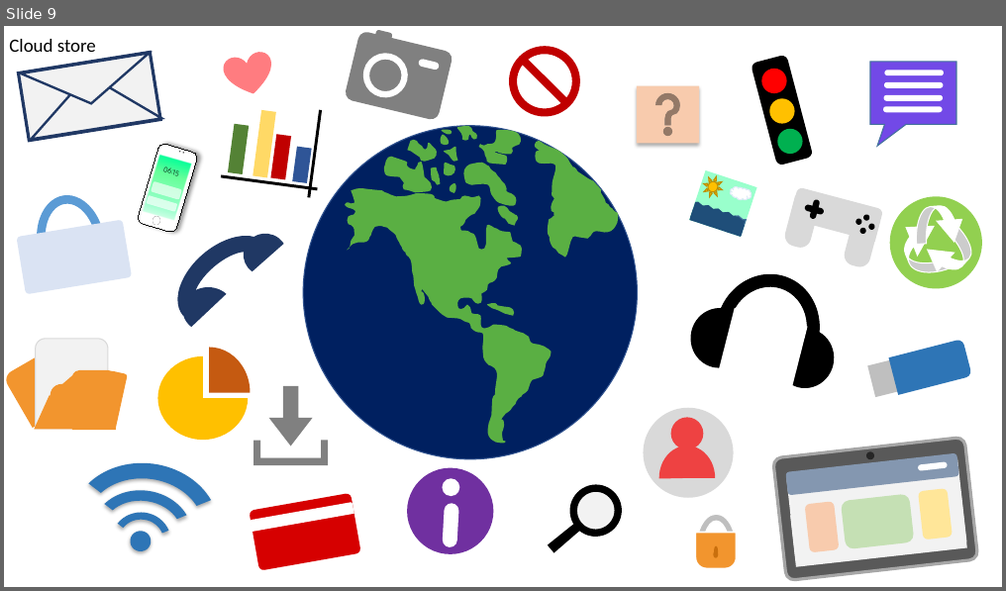
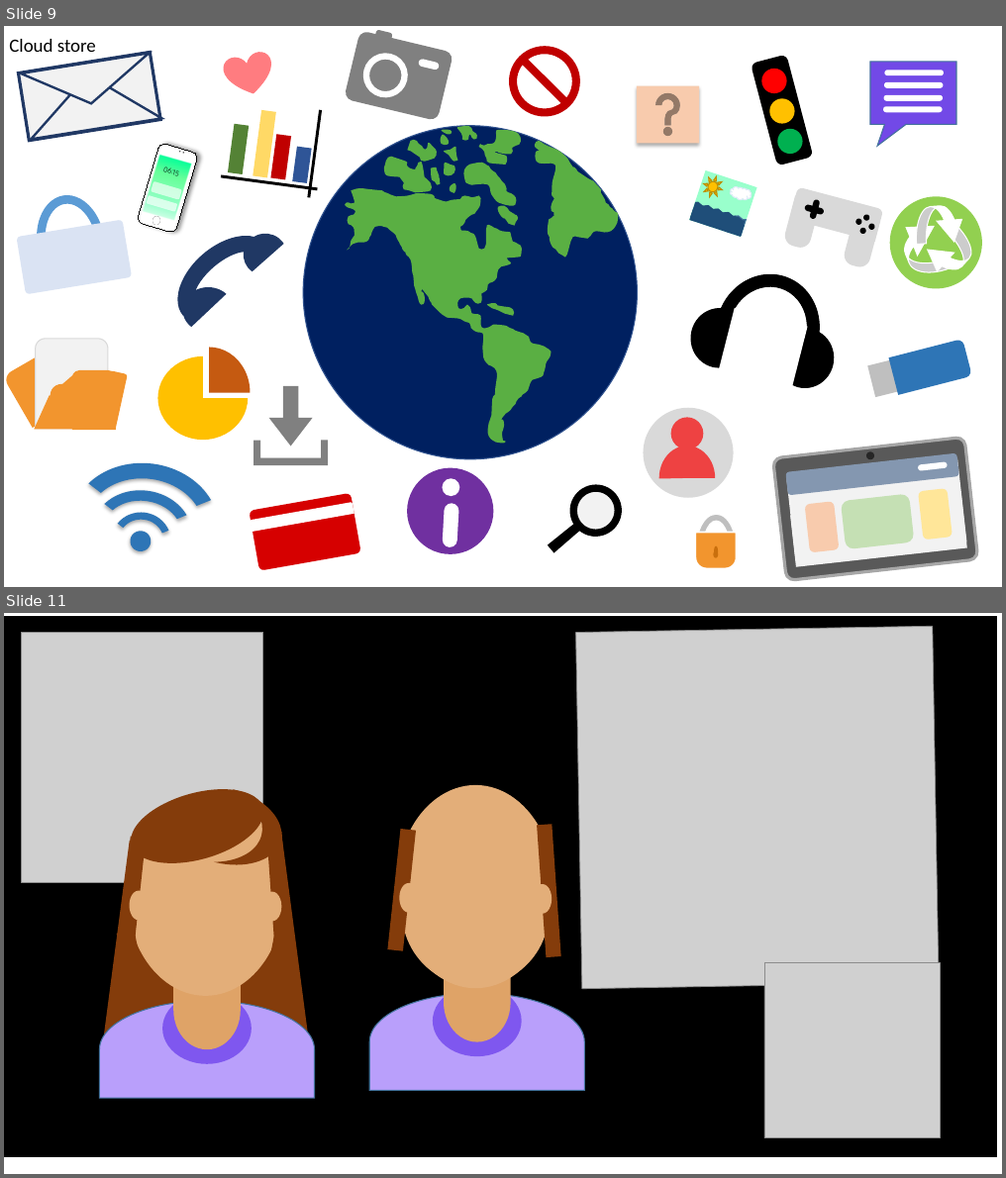
Before and after one commit to ArianeBarros/Projeto-Inova, a slide deck: Imagens/fundinho.pptx. Shown one above the other, each under a label of ours: slide 9 before the commit, slides 9 and 11 after it; the slides between them are not shown. The pictures are 1006x591 and 1006x1178 pixels, drawn with LibreOffice and Linux fonts; fonts in the diff are those of the drawing; grey boxes stand for pictures; background and template pictures are left out. Boxes give left, top, right and bottom in pixels: in the first picture for what was removed or moved away, otherwise in the second. Text is boxed around its words. In the diff, an @@ line names an element or a change of style, - is before the commit and + after.

Commit message:
16/05

```diff
--- a/Imagens/fundinho.pptx
+++ b/Imagens/fundinho.pptx
@@ slide 11 added at bbox=[4, 613, 1002, 1174], background #FFFFFF @@
@@ rectangle added at bbox=[4, 617, 997, 1157], fill #000000, outline #000000 1 pt @@
@@ picture added at bbox=[21, 632, 263, 882] @@
@@ picture added at bbox=[576, 627, 940, 989] @@
@@ group added at bbox=[99, 776, 314, 1098]: 4 ellipses, 4 flow chart delays, 4 rectangles, 1 trapezoid, 1 moon @@
@@ group added at bbox=[369, 785, 584, 1091]: 4 flow chart delays, 3 ellipses, 2 rectangles @@
@@ picture added at bbox=[764, 963, 940, 1139] @@
```
Also in this commit, not shown: 1 slide changed.
